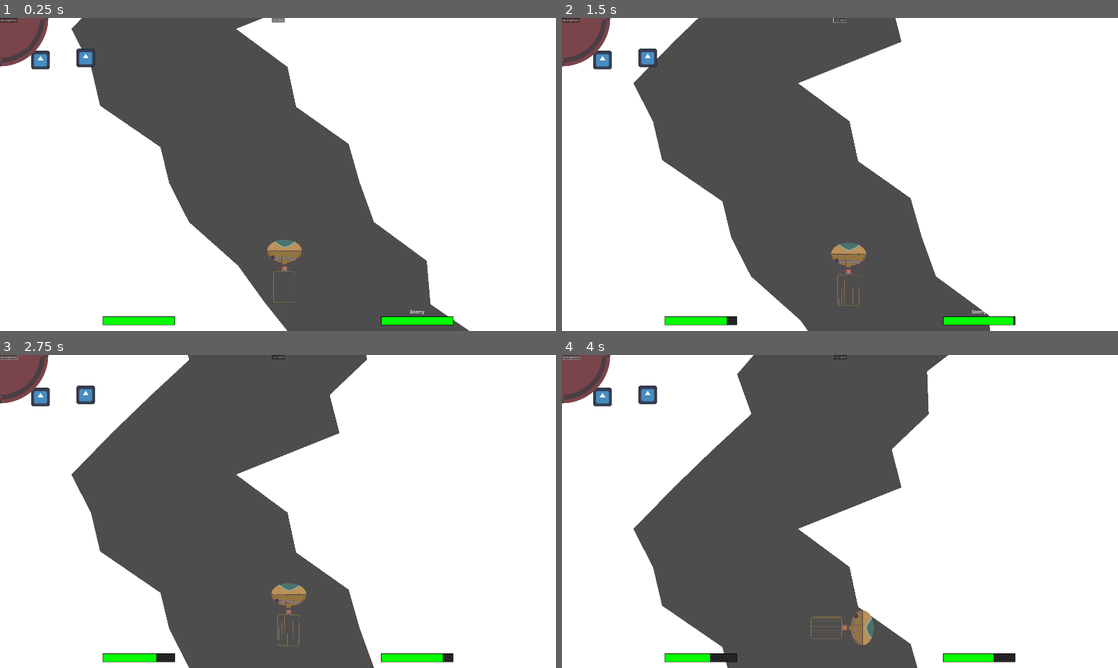
Above: before the commit, frames 1-4 (two rows, left to right).
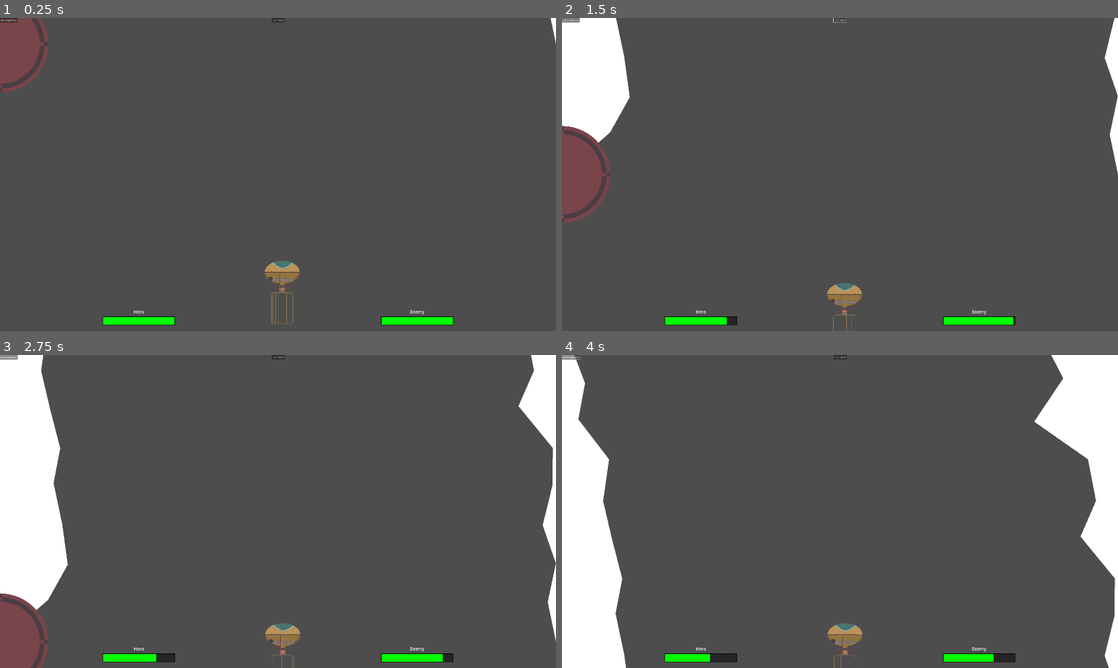
Above: after the commit, the same moments.

Repository: panorb/ludum-dare-53
Game: Godot game, scene res://world.tscn
Two runs of this game, one before a commit and one after it. Both use one fixed random seed, a clock stepped at 60 frames per second and the inputs below. The engine's default icon, where the game draws it, is replaced by a stand-in: a white triangle on a blue panel in a dark square.
Inputs:
- Up to frame 1 (0.25 s): no input
- Up to frame 2 (1.5 s): click "ein knopf hero" at 0.5 s; click "novh einer" at 1.25 s
- Up to frame 3 (2.75 s): click "ein knopf hero" at 2 s
- Up to frame 4 (4 s): click "novh einer" at 2.75 s; click "ein knopf hero" at 3.5 s

The runs differ from the first frame. In frame 1, 66% of the frame differs, in the area x 0-100%, y 0-100%; in frame 2, 63%; in frame 3, 57%; in frame 4, 53%.

Commit message:
Combine stages

Diff:
--- a/godot/autoloads/globals.gd
+++ b/godot/autoloads/globals.gd
@@ -1,4 +1,11 @@
 extends Node
 
+const MAX_CAVE_ITERATIONS = 6
+
+const CAVE_SPEED = 12
+const BALLOON_SPEED = 10
+
+const SCREEN_HEIGHT = 2160
+const SCREEN_WIDTH = 3840
 
 var player_name = "Rudolph"
--- a/godot/game/balloon/balloon.gd
+++ b/godot/game/balloon/balloon.gd
@@ -4,9 +4,9 @@
 
 const DRAG = 0.05
 
-const MAX_WIND_SPEED = 300.0
-const MAX_RAW_WIND_POWER = 400.0
-const WIND_POWER_DROP = 1.0
+const MAX_WIND_SPEED = 500.0
+const MAX_RAW_WIND_POWER = 0.02
+const WIND_POWER_DROP = 0.8
 
 const PADDING_TOP = 200
 const PADDING_LEFT = 50
@@ -35,16 +35,16 @@
 
 func get_wind_direction() -> Vector2:
 	var wind_origin = get_global_mouse_position()
-	if position.is_equal_approx(wind_origin):
+	if global_position.is_equal_approx(wind_origin):
 		return Vector2(0, 0)
-	return -position.direction_to(wind_origin)
+	return -global_position.direction_to(wind_origin)
 
 
 func get_wind_power() -> float:
 	var wind_origin = get_global_mouse_position()
-	var distance = position.distance_to(wind_origin)
-	var wind_raw_power = pow(1 / (distance), WIND_POWER_DROP)
-	return max(wind_raw_power / MAX_RAW_WIND_POWER, 1)
+	var distance = global_position.distance_to(wind_origin)
+	var wind_raw_power = pow(1.0 / (distance), WIND_POWER_DROP)
+	return min(wind_raw_power / MAX_RAW_WIND_POWER, 1)
 
 
 func adjust_rotation() -> void:
@@ -56,8 +56,8 @@
 
 
 func reset_outside_position() -> void:
-	position.x = clamp(position.x, PADDING_LEFT, PADDING_RIGHT)
-	position.y = clamp(position.y, PADDING_TOP, PADDING_BOTTOM)
+	global_position.x = clamp(global_position.x, PADDING_LEFT, PADDING_RIGHT)
+	global_position.y = clamp(global_position.y, PADDING_TOP, PADDING_BOTTOM)
 
 
 func _physics_process(_delta) -> void:
--- a/godot/game/cave/cave.gd
+++ b/godot/game/cave/cave.gd
@@ -1,14 +1,13 @@
 extends Node2D
 
-const SPEED = 5
-
-const SCREEN_HEIGHT = 2160
+var globals = preload("res://autoloads/globals.gd")
 
 var segment = load("res://game/cave_segment/cave_segment.tscn")
 
 @onready var background_audio = $BackgroundAudioStreamPlayer
 
-var starting_position = Vector2(0,0)
+var starting_position = Vector2(0,globals.SCREEN_WIDTH)
+var iterations = 0
 var walls = []
 
 # Called when the node enters the scene tree for the first time.
@@ -18,28 +17,26 @@
 	start_background_music()
 
 func new_cave_segment() -> void:
+	iterations += 1
 	var instance = segment.instantiate()
 	add_child(instance)
 	if walls.is_empty():
-		instance.position.y = SCREEN_HEIGHT
+		instance.position.y = 0
 	else:
-		instance.position.y = walls.back().position.y - SCREEN_HEIGHT
+		instance.position.y = walls.back().position.y - globals.SCREEN_HEIGHT
 	starting_position = instance.create_cave_walls(starting_position)
 	walls.append(instance)
 
 func redraw_cave_segment() -> void:
-	walls[0].position.y = walls.back().position.y - SCREEN_HEIGHT
+	iterations += 1
+	walls[0].position.y = walls.back().position.y - globals.SCREEN_HEIGHT
 	starting_position = walls[0].create_cave_walls(starting_position)
 
 # Called every frame. 'delta' is the elapsed time since the previous frame.
 func _process(_delta) -> void:
-	walls[0].position.y += SPEED
-	walls[1].position.y += SPEED
-	walls[2].position.y += SPEED
-
-	if walls[1].position.y > 0:
+	if walls[0].global_position.y > globals.SCREEN_HEIGHT && iterations < globals.MAX_CAVE_ITERATIONS:
 		redraw_cave_segment()
 		walls.append(walls.pop_front())
 
-func start_background_music():
+func start_background_music() -> void:
 	background_audio.play()
--- a/godot/game/cave_segment/cave_segment.gd
+++ b/godot/game/cave_segment/cave_segment.gd
@@ -2,12 +2,11 @@
 
 class_name CaveSegment
 
-const SCREEN_HEIGHT = 2160
-const SCREEN_WIDTH = 3840
+var globals = preload("res://autoloads/globals.gd")
 
 const SAMPLES = 8
 
-var EFFECTIVE_WIDTH = 1300
+var EFFECTIVE_WIDTH = 3300
 var MIN_BORDER = 1
 var SYMMETRIC_VARIANCE = 100
 var ASYMMETRIC_VARIANCE = 300
@@ -21,11 +20,12 @@
 func _ready() -> void:
 	pass
 
+
 func create_cave_walls(starting_position) -> Vector2:
-	var left_column = [Vector2(0, 0), Vector2(0, SCREEN_HEIGHT), Vector2(starting_position[0], SCREEN_HEIGHT)]
-	var right_column = [Vector2(SCREEN_WIDTH, 0), Vector2(SCREEN_WIDTH, SCREEN_HEIGHT), Vector2(starting_position[1], SCREEN_HEIGHT)]
-	var left_offset_bottom = randi_range(MIN_BORDER, SCREEN_WIDTH - EFFECTIVE_WIDTH - MIN_BORDER)
-	var left_offset_top = randi_range(MIN_BORDER, SCREEN_WIDTH - EFFECTIVE_WIDTH - MIN_BORDER)
+	var left_column = [Vector2(0, 0), Vector2(0, globals.SCREEN_HEIGHT), Vector2(starting_position[0], globals.SCREEN_HEIGHT)]
+	var right_column = [Vector2(globals.SCREEN_WIDTH, 0), Vector2(globals.SCREEN_WIDTH, globals.SCREEN_HEIGHT), Vector2(starting_position[1], globals.SCREEN_HEIGHT)]
+	var left_offset_bottom = randi_range(MIN_BORDER, globals.SCREEN_WIDTH - EFFECTIVE_WIDTH - MIN_BORDER)
+	var left_offset_top = randi_range(MIN_BORDER, globals.SCREEN_WIDTH - EFFECTIVE_WIDTH - MIN_BORDER)
 
 	var left_position = 0
 	var right_position = 0
@@ -35,8 +35,8 @@
 		left_position += randi_range(-ASYMMETRIC_VARIANCE/2, ASYMMETRIC_VARIANCE/2)
 		right_position += randi_range(-ASYMMETRIC_VARIANCE/2, ASYMMETRIC_VARIANCE/2)
 		left_position = max( 1, left_position)
-		right_position = min( SCREEN_WIDTH - 1, right_position)
-		var vertical_position = SCREEN_HEIGHT - (n + 1) * SCREEN_HEIGHT / SAMPLES
+		right_position = min( globals.SCREEN_WIDTH - 1, right_position)
+		var vertical_position = globals.SCREEN_HEIGHT - (n + 1) * globals.SCREEN_HEIGHT / SAMPLES
 		if n == SAMPLES - 1:
 			left_column.append(Vector2(left_position, vertical_position))
 			right_column.append(Vector2(right_position, vertical_position))
--- a/godot/game/game.gd
+++ b/godot/game/game.gd
@@ -1,8 +1,15 @@
 extends Node2D
 
+var globals = preload("res://autoloads/globals.gd")
+
+@onready var cave = get_node('Cave')
+@onready var card_spawner = get_node('CardSpawner')
 @onready var battle_field = get_node('BattleField')
+@onready var balloon = get_node('Balloon')
 
 func _ready():
+	cave.position.y = -globals.SCREEN_HEIGHT
+	battle_field.position.y = -globals.SCREEN_HEIGHT * (globals.MAX_CAVE_ITERATIONS + 1)
 	battle_field.win.connect(_on_lose)
 
 func _on_lose():
@@ -10,3 +17,8 @@
 
 func _on_win():
 	print_debug("Win")
+
+
+func _process(delta):
+	position.y += globals.CAVE_SPEED
+	balloon.position.y -= globals.BALLOON_SPEED
Not shown: 1 places in godot/game/cave/cave.tscn that only renumber resources
Not shown: 1 places in godot/world.tscn that only renumber resources
